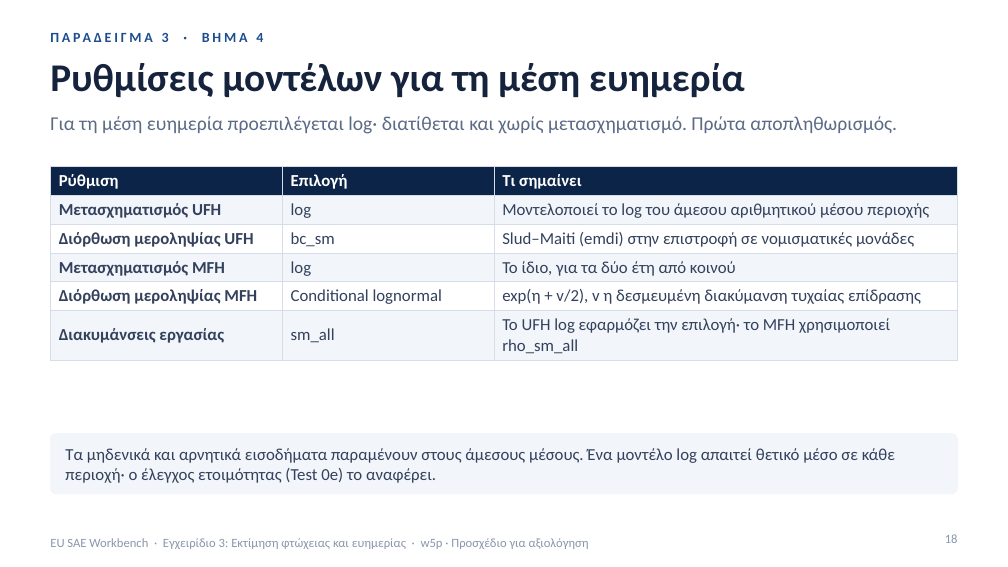
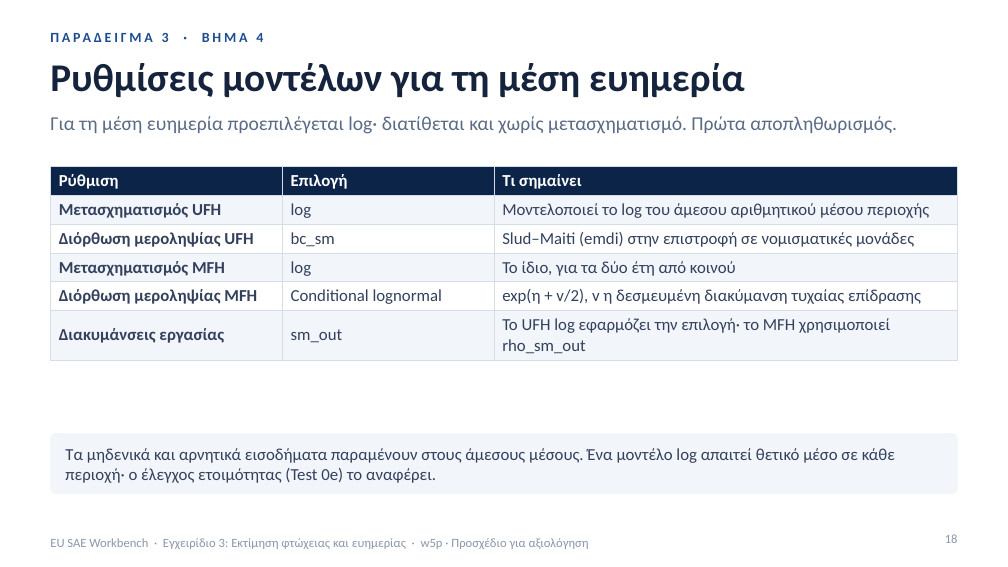
Before and after one commit to Noboyoshida227/eu-sae-application, a slide deck: slide 18 of docs/instructions/Greek/EU_SAE_Workbench_Guide_3_Estimating_Poverty_and_Welfare_GR.pptx. Drawn at 1008x567 pixels with LibreOffice and Linux fonts; fonts in the diff are those of the drawing. Boxes give left, top, right and bottom in pixels: in the first picture for what was removed or moved away, otherwise in the second. Text is boxed around its words. In the diff, an @@ line names an element or a change of style, - is before the commit and + after.

```diff
--- a/docs/instructions/Greek/EU_SAE_Workbench_Guide_3_Estimating_Poverty_and_Welfare_GR.pptx
+++ b/docs/instructions/Greek/EU_SAE_Workbench_Guide_3_Estimating_Poverty_and_Welfare_GR.pptx
@@ table at [50,166,958,358] @@
-row 6, column 2: sm_all
+row 6, column 2: sm_out
-row 6, column 3: Το UFH log εφαρμόζει την επιλογή· το MFH χρησιμοποιεί rho_sm_all
+row 6, column 3: Το UFH log εφαρμόζει την επιλογή· το MFH χρησιμοποιεί rho_sm_out
```
Also in this commit, not shown: 3 other slides changed, 32 other files.
